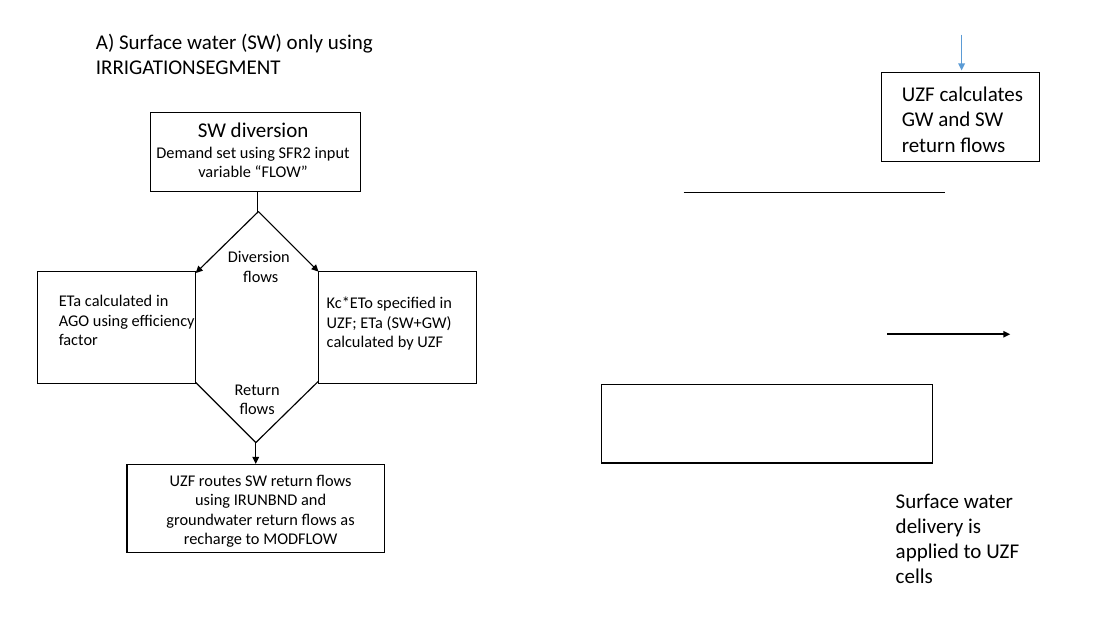
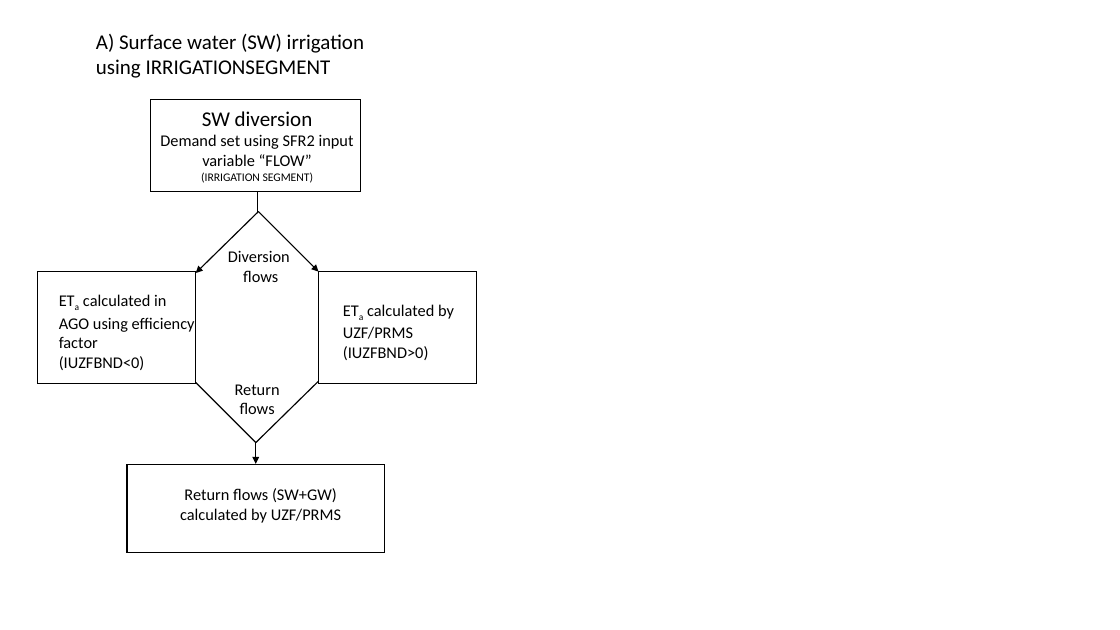
Before and after one commit to rniswon/mfnwt, a slide deck: slide 1 of Examples/AgOptions/Options.pptx. Drawn at 1120x630 pixels with LibreOffice and Linux fonts; fonts in the diff are those of the drawing. Boxes give left, top, right and bottom in pixels: in the first picture for what was removed or moved away, otherwise in the second. Text is boxed around its words. In the diff, an @@ line names an element or a change of style, - is before the commit and + after.

Commit message:
updating example model to include 6 irrigated cells, and 6 SUP/IRR wells

```diff
--- a/Examples/AgOptions/Options.pptx
+++ b/Examples/AgOptions/Options.pptx
@@ text at (96,34,364,78): text changed @@
-A) Surface water (SW) only using IRRIGATIONSEGMENT
+A) Surface water (SW) irrigation using IRRIGATIONSEGMENT
@@ arrow removed from (962, 34) to (962, 71) @@
@@ rectangle removed at (881,72,1040,161) @@
@@ text removed at (902,86,1024,152) @@
-UZF calculates GW and SW return flows
@@ text "SW diversion": place and size @@
-text "SW diversion" at (156,122,350,177)
+text "SW diversion" at (160,111,354,183)
@@ rectangle: place and size @@
-rectangle at (150,113,360,192)
+rectangle at (150,100,360,192)
@@ text at (201,172,314,183): paragraph added @@
+(IRRIGATION SEGMENT)
@@ line removed from (684, 192) to (945, 192) @@
@@ text at (59,294,195,348): now subscript in "ETa" @@
@@ text at (343,304,454,360): text changed @@
-Kc*ETo specified in UZF; ETa (SW+GW) calculated by UZF
+ETa calculated by UZF/PRMS
+(IUZFBND>0)
@@ text at (59,356,145,370): paragraph added @@
+(IUZFBND<0)
@@ arrow removed from (888, 334) to (1011, 334) @@
@@ rectangle removed at (602,384,933,463) @@
@@ text at (180,488,341,523): text changed @@
-UZF routes SW return flows using IRUNBND and groundwater return flows as recharge to MODFLOW
+Return flows (SW+GW) calculated by UZF/PRMS
@@ text removed at (896,493,1019,583) @@
-Surface water delivery is applied to UZF cells
```
Also in this commit, not shown: 2 slides added, 26 other files.
